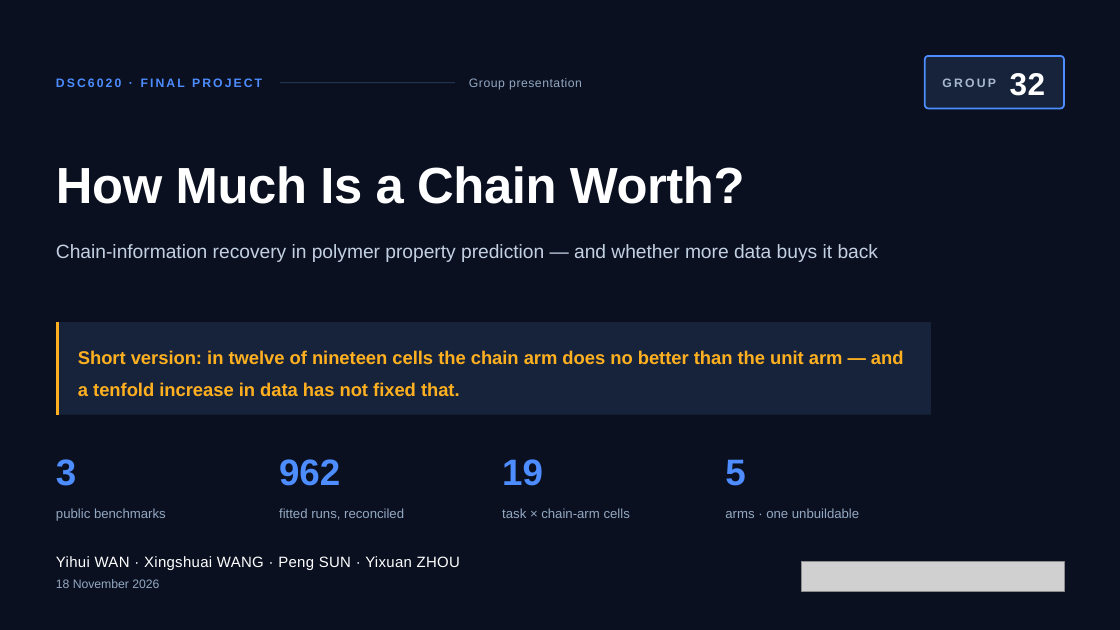
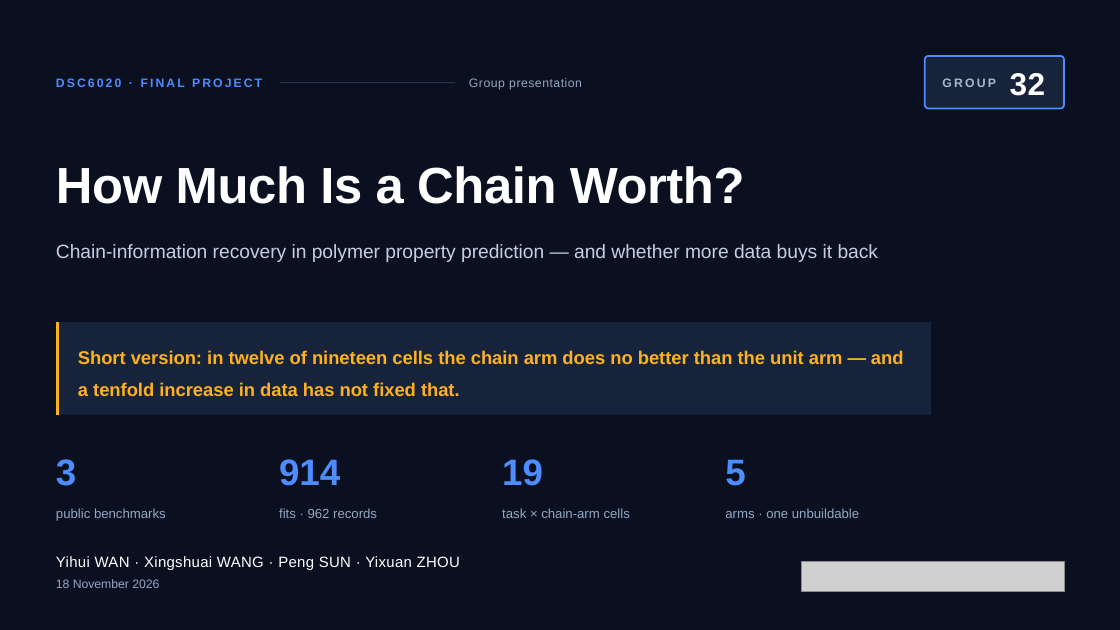
Before and after one commit to XHH-Coco/How-Much-Is-a-Chain-Worth, a slide deck: slide 1 of presentation/ChainWorth_Group32/ChainWorth_Group32.pptx. Drawn at 1120x630 pixels with LibreOffice and Linux fonts; fonts in the diff are those of the drawing; grey boxes stand for pictures. Boxes give left, top, right and bottom in pixels: in the first picture for what was removed or moved away, otherwise in the second. Text is boxed around its words. In the diff, an @@ line names an element or a change of style, - is before the commit and + after.

```diff
--- a/presentation/ChainWorth_Group32/ChainWorth_Group32.pptx
+++ b/presentation/ChainWorth_Group32/ChainWorth_Group32.pptx
@@ text added at [279,459,340,486], 31.5 pt, text #4D8DFF, bold @@
+914
@@ text at [279,508,377,518]: text changed; size 31.5 to 11.2 pt; text colour #4D8DFF to #93A8C2; bold off @@
-962
+fits · 962 records
@@ text removed at [279,508,404,520] @@
-fitted runs, reconciled
```
Also in this commit, not shown: 5 other slides changed, 14 other files.
